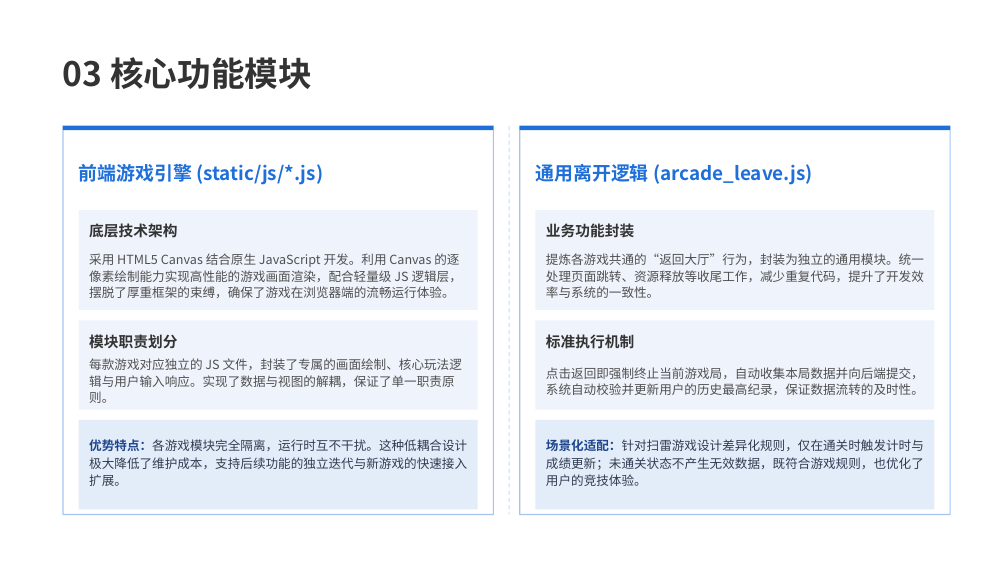
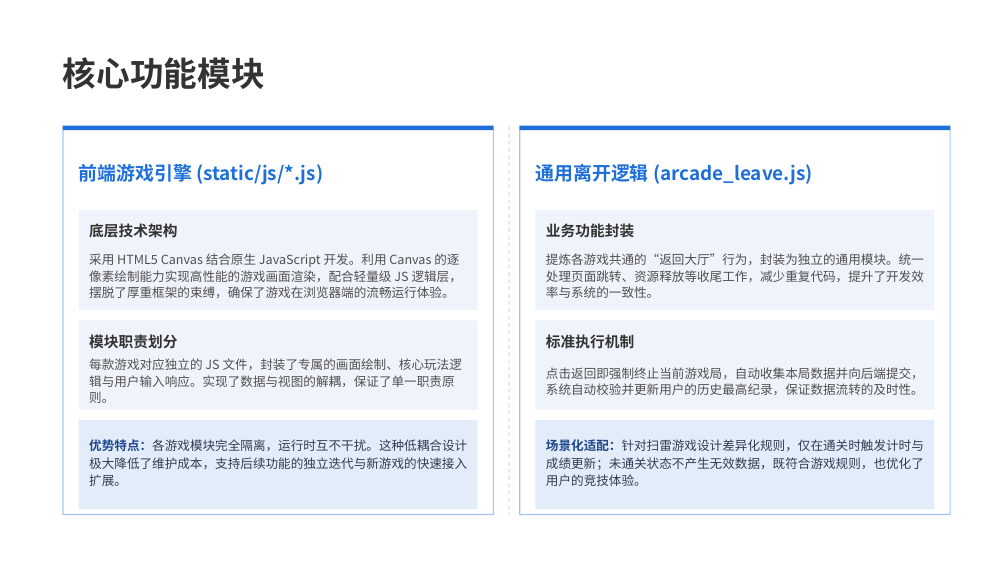
Before and after one commit to Rill-Sunny/Mini-Game, a slide deck: slide 10 of 项目答辩.pptx (slide 11 before the commit). Drawn at 1008x567 pixels with LibreOffice and Linux fonts; fonts in the diff are those of the drawing; background and template pictures are left out. Boxes give left, top, right and bottom in pixels: in the first picture for what was removed or moved away, otherwise in the second. Text is boxed around its words. In the diff, an @@ line names an element or a change of style, - is before the commit and + after.

```diff
--- a/项目答辩.pptx
+++ b/项目答辩.pptx
@@ text at (63,57,265,89): text changed @@
-03 核心功能模块
+核心功能模块
```
Also in this commit, not shown: 19 other slides changed.
